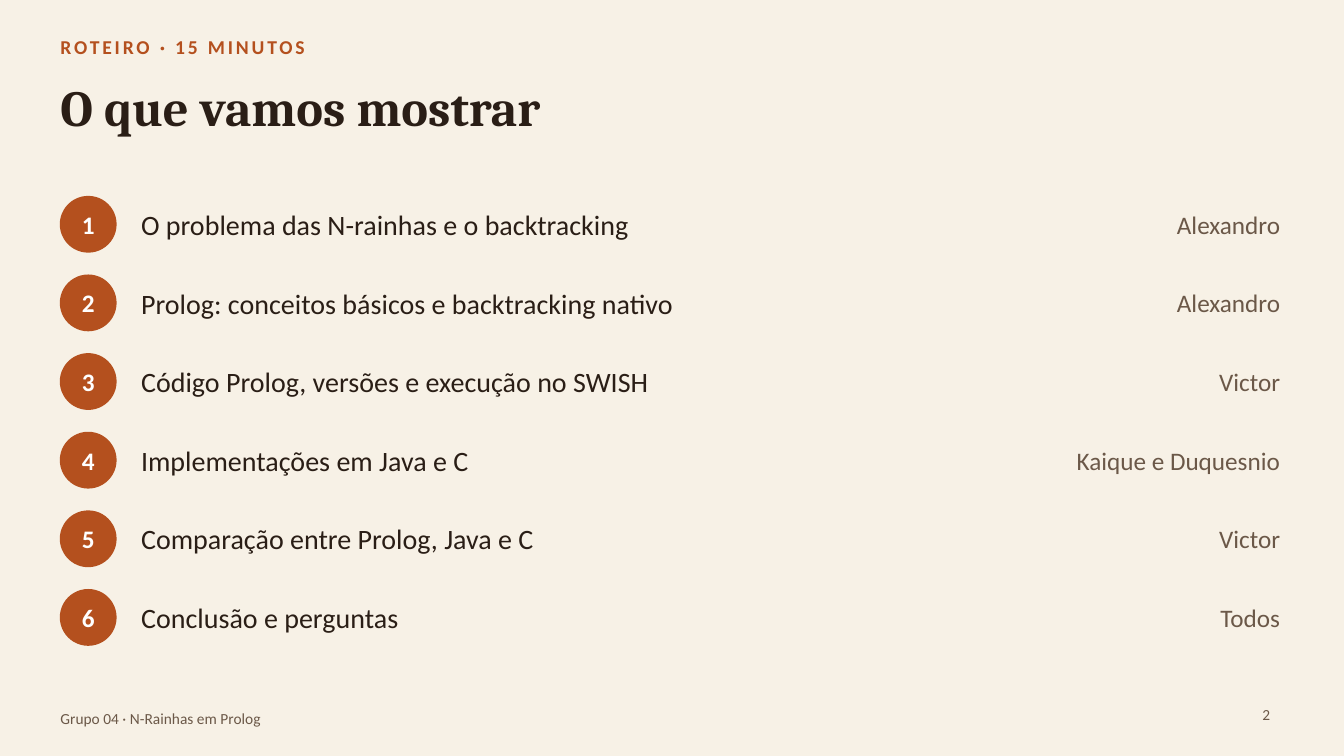
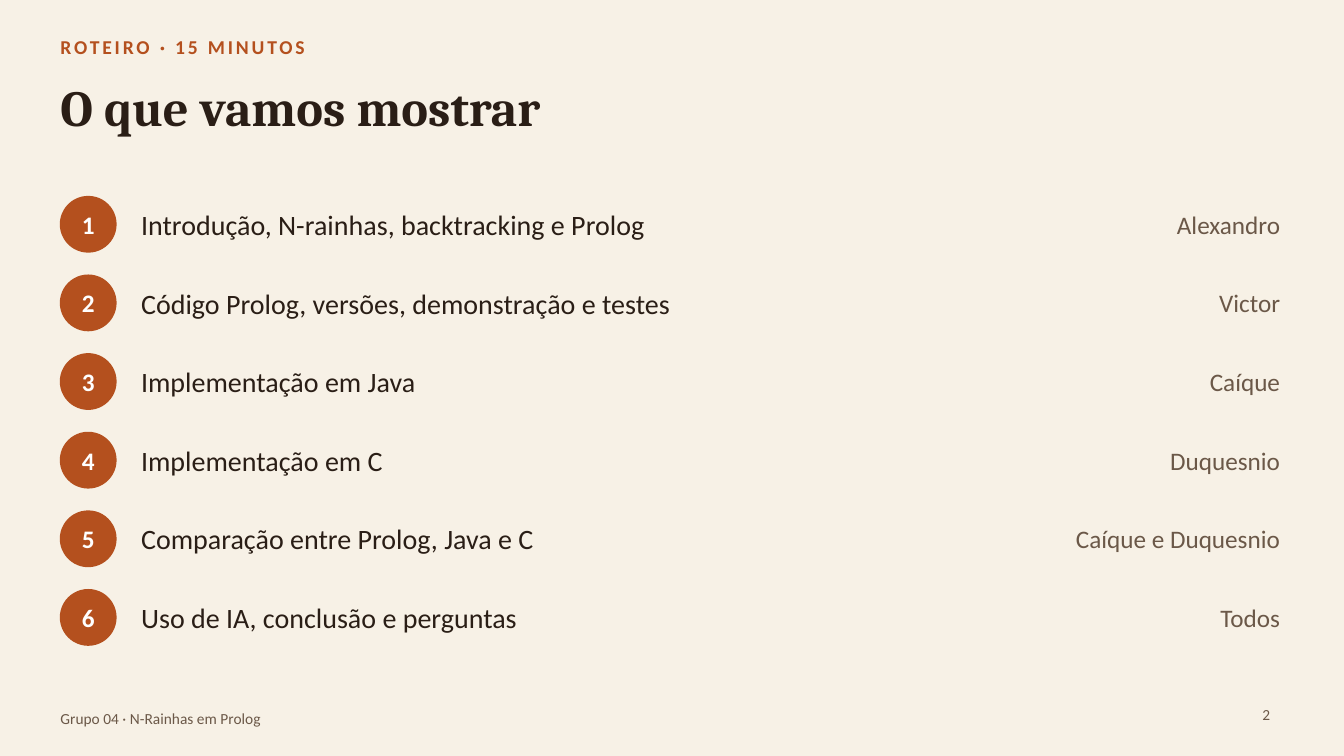
Before and after one commit to Alexandro-Junior/N-rainhas-com-backtracking, a slide deck: slide 2 of slides/Seminario-NRainhas-Grupo04.pptx. Drawn at 1344x756 pixels with LibreOffice and Linux fonts; fonts in the diff are those of the drawing. Boxes give left, top, right and bottom in pixels: in the first picture for what was removed or moved away, otherwise in the second. Text is boxed around its words. In the diff, an @@ line names an element or a change of style, - is before the commit and + after.

```diff
--- a/slides/Seminario-NRainhas-Grupo04.pptx
+++ b/slides/Seminario-NRainhas-Grupo04.pptx
@@ text at bbox=[141, 215, 644, 240]: text changed @@
-O problema das N-rainhas e o backtracking
+Introdução, N-rainhas, backtracking e Prolog
@@ text at bbox=[141, 294, 670, 319]: text changed @@
-Prolog: conceitos básicos e backtracking nativo
+Código Prolog, versões, demonstração e testes
@@ text "Victor": place and size @@
-text "Victor" at bbox=[1219, 374, 1280, 391]
+text "Victor" at bbox=[1219, 295, 1280, 312]
@@ text removed at bbox=[1177, 294, 1280, 312] @@
-Alexandro
@@ text at bbox=[141, 372, 416, 397]: text changed @@
-Código Prolog, versões e execução no SWISH
+Implementação em Java
@@ text added at bbox=[1210, 374, 1280, 395], 18 pt, text #6B5848 @@
+Caíque
@@ text at bbox=[141, 451, 383, 476]: text changed @@
-Implementações em Java e C
+Implementação em C
@@ text at bbox=[1170, 452, 1280, 474]: text changed @@
-Kaique e Duquesnio
+Duquesnio
@@ text at bbox=[1076, 530, 1280, 552]: text changed @@
-Victor
+Caíque e Duquesnio
@@ text at bbox=[141, 608, 517, 633]: text changed @@
-Conclusão e perguntas
+Uso de IA, conclusão e perguntas
```
Also in this commit, not shown: 6 other slides changed.
